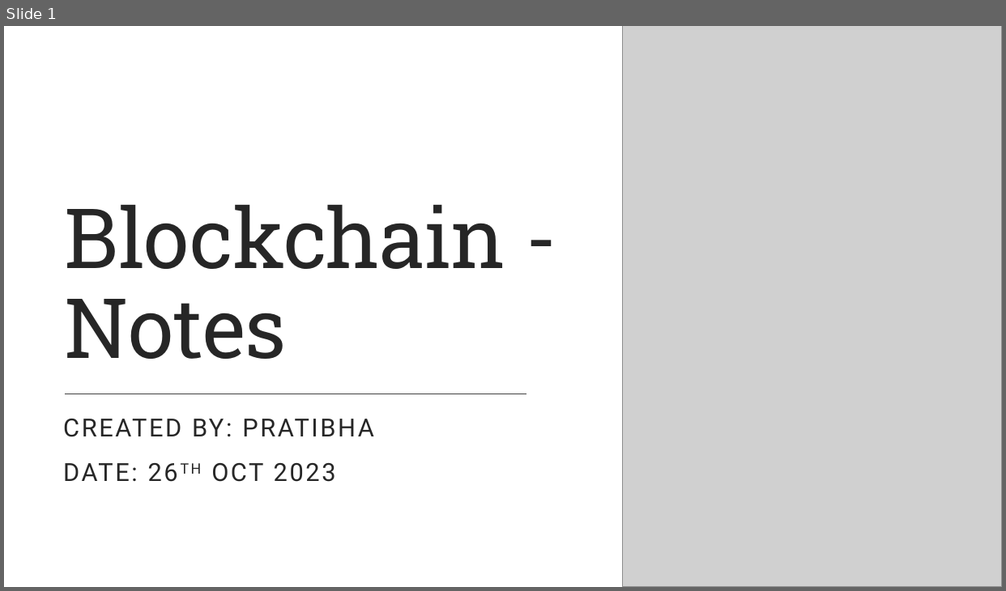
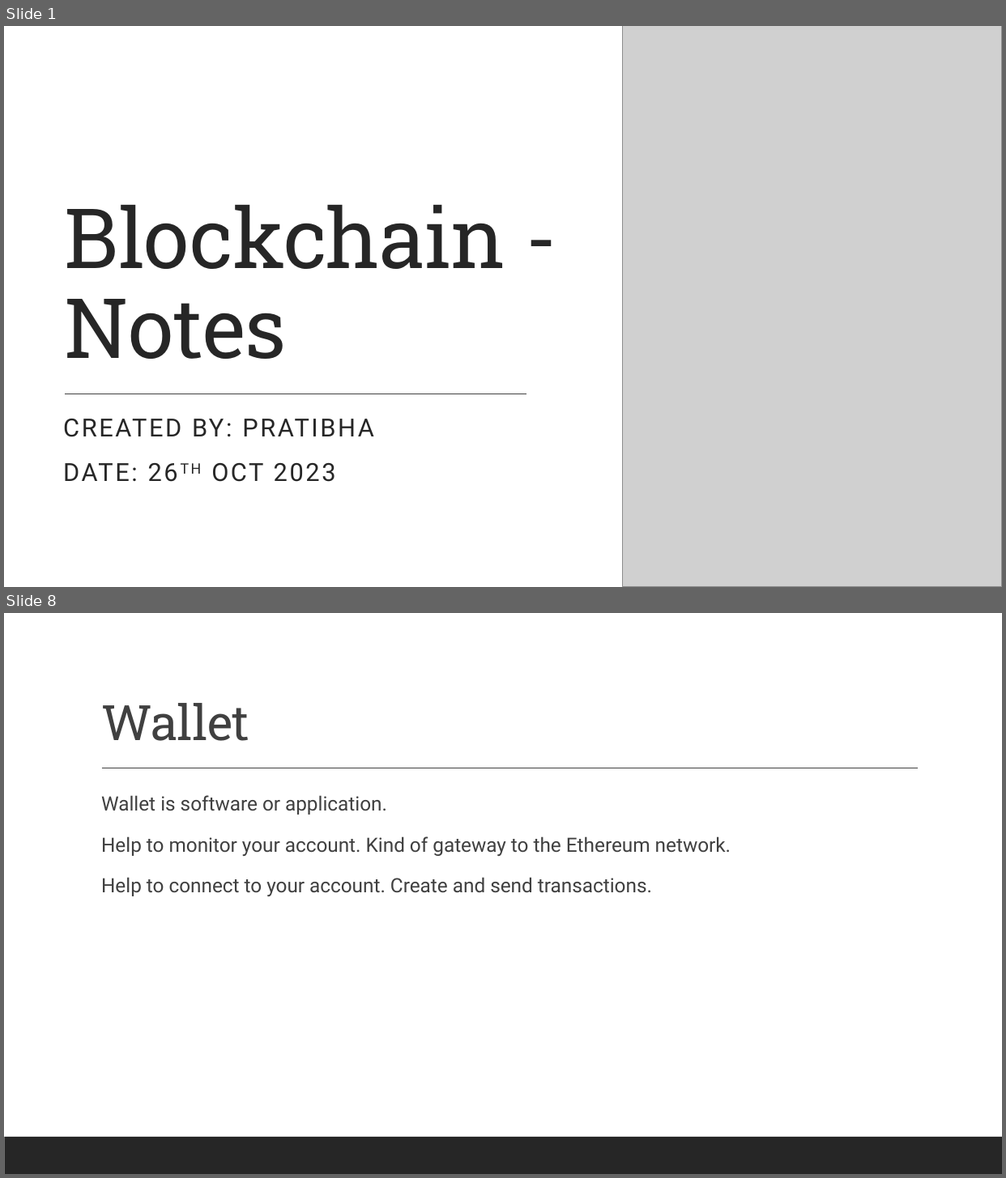
Before and after one commit to PratibhaRepos1/Blockchain, a slide deck: Blockchain-notes.pptx. Shown one above the other, each under a label of ours: slide 1 before the commit, slides 1 and 8 after it; the slides between them are not shown. The pictures are 1006x591 and 1006x1178 pixels, drawn with LibreOffice and Linux fonts; fonts in the diff are those of the drawing; grey boxes stand for pictures. Boxes give left, top, right and bottom in pixels: in the first picture for what was removed or moved away, otherwise in the second. Text is boxed around its words. In the diff, an @@ line names an element or a change of style, - is before the commit and + after.

```diff
--- a/Blockchain-notes.pptx
+++ b/Blockchain-notes.pptx
@@ slide 8 added at (4,613,1002,1174), background #FFFFFF; not listed: 1 template element that a slide beside it also shows @@
@@ title added at (101,703,249,741), 47 pt, text #404040 @@
+Wallet
@@ line added from (102, 769) to (918, 769), #404040 1 pt @@
@@ text added at (101,795,731,897), 19 pt, text #404040 @@
+  Wallet is software or application.
+  Help to monitor your account. Kind of gateway to the Ethereum network.
+  Help to connect to your account. Create and send transactions.
```
Also in this commit, not shown: 1 slide changed, 6 other slides added, 1 slide removed, 6 other files.
